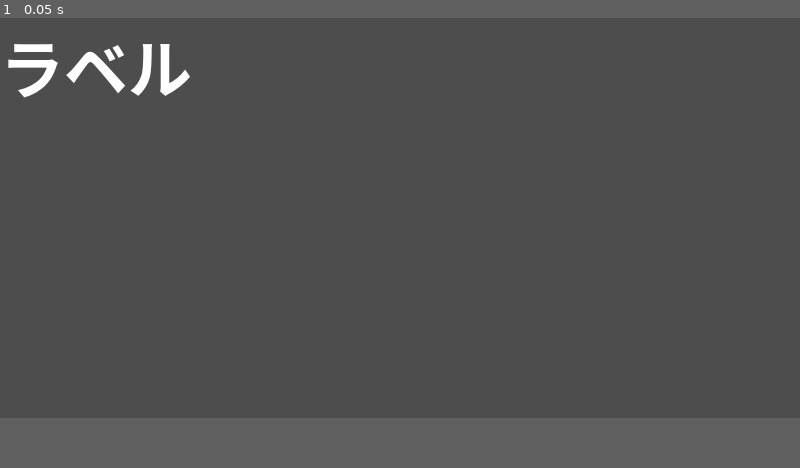
Above: before the commit, frame 1.
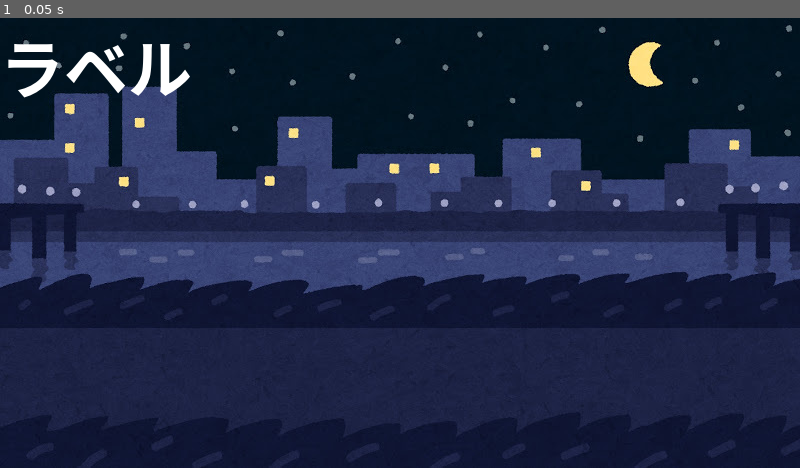
Above: after the commit, the same moment.

Repository: funahana-cpu/team9
Game: Godot game, scene res://world.tscn
Same seed, same stepped clock (60 frames per second), same inputs: the game is played once before the commit and once after it. The project has no main scene, so this scene is started directly.
Inputs:
- Up to frame 1 (0.05 s): no input
The window is 800x400 before the commit and 800x450 after it. Grey fills any space a smaller window leaves; there, only what the larger window draws over its background counts as a difference.

The runs differ from the first frame. In frame 1, 88% of the frame differs, in the area x 0-100%, y 0-100%.

Commit message:
MyWorld追加

Diff:
--- /dev/null
+++ b/game9/my_world.gd
@@ -0,0 +1,11 @@
+extends World
+
+
+# Called when the node enters the scene tree for the first time.
+func _ready() -> void:
+	pass # Replace with function body.
+
+
+# Called every frame. 'delta' is the elapsed time since the previous frame.
+func _process(delta: float) -> void:
+	pass
--- a/game9/project.godot
+++ b/game9/project.godot
@@ -16,7 +16,7 @@
 [display]
 
 window/size/viewport_width=800
-window/size/viewport_height=400
+window/size/viewport_height=450
 window/stretch/mode="canvas_items"
 window/stretch/aspect="expand"
 
--- a/game9/world.tscn
+++ b/game9/world.tscn
@@ -1,11 +1,13 @@
 [gd_scene format=3 uid="uid://6o7fxp26ru0v"]
 
-[ext_resource type="Script" uid="uid://p386cciuastt" path="res://world.gd" id="1_f3sb7"]
+[ext_resource type="Script" uid="uid://wtcnsqp8n6dp" path="res://my_world.gd" id="1_fj7yv"]
+[ext_resource type="Texture2D" uid="uid://cu8r7k323oo07" path="res://img/MyWorld.jpg" id="2_tlwt5"]
 
-[node name="World" type="Node2D" unique_id=1137961271]
-script = ExtResource("1_f3sb7")
+[node name="MyWorld" type="Node2D" unique_id=1137961271]
+script = ExtResource("1_fj7yv")
 
 [node name="Sprite2D" type="Sprite2D" parent="." unique_id=1597890546]
+texture = ExtResource("2_tlwt5")
 centered = false
 
 [node name="CanvasLayer" type="CanvasLayer" parent="." unique_id=1596799062]
Not shown, added: game9/actor.gd.uid
Not shown, added: game9/my_world.gd.uid
Not shown, added: game9/world.gd.uid
